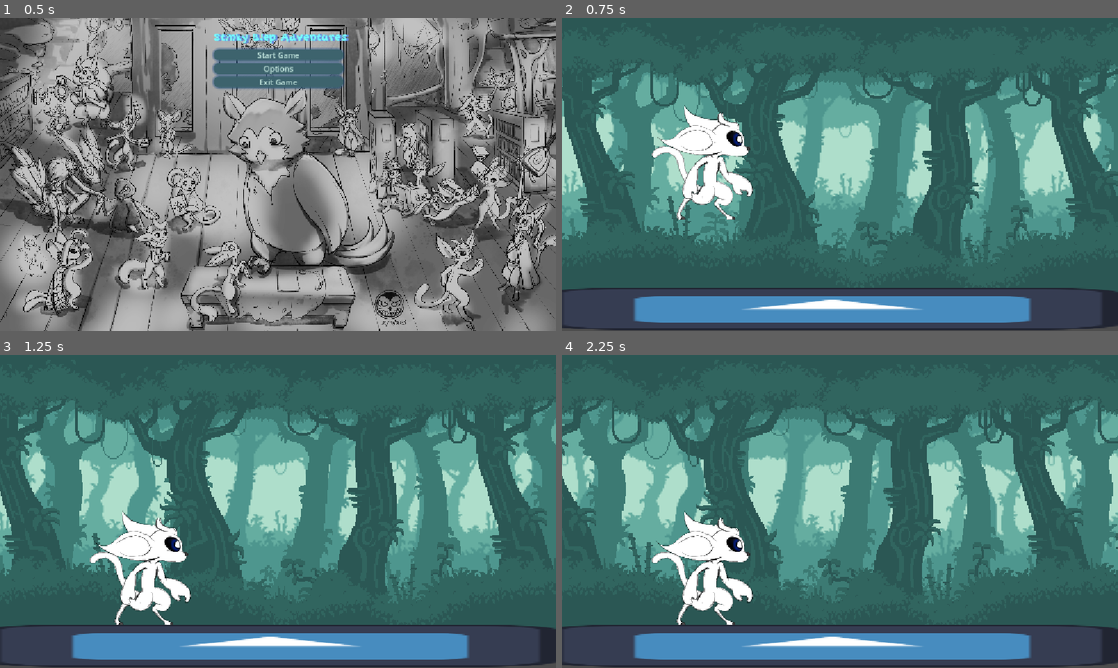
Above: before the commit, frames 1-4 (two rows, left to right).
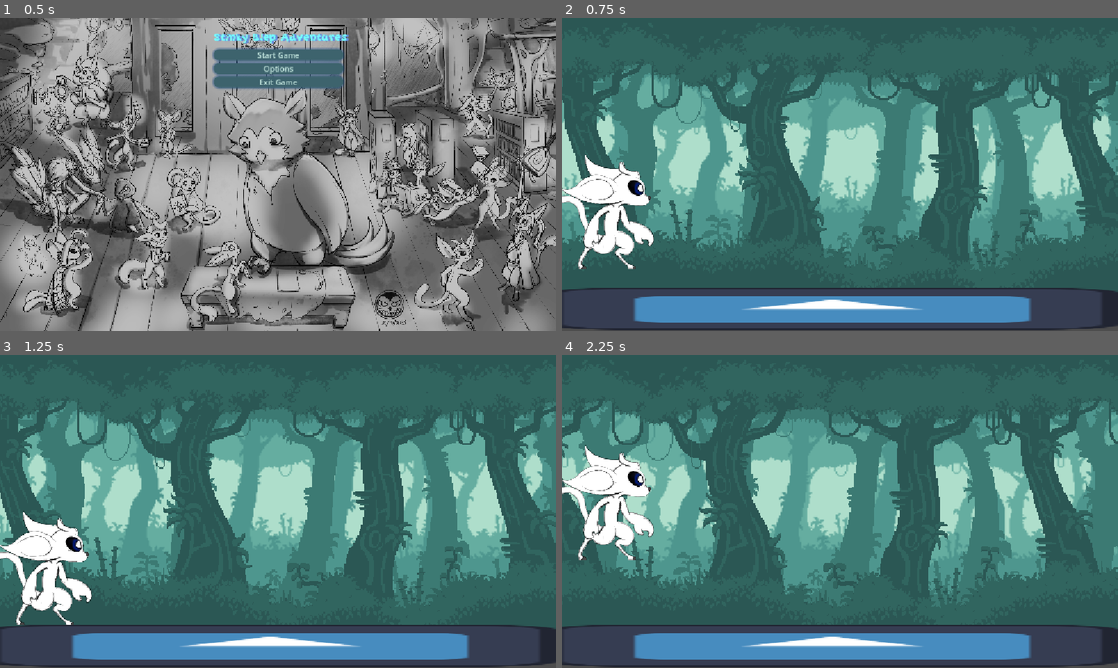
Above: after the commit, the same moments.

Repository: mentallyenifishnt/Test-repo
Game: Godot game, scene res://Scenes/mainmenu.tscn
Two runs of this game, one before a commit and one after it. Both use one fixed random seed, a clock stepped at 60 frames per second and the inputs below. The engine's default icon, where the game draws it, is replaced by a stand-in: a white triangle on a blue panel in a dark square.
Inputs:
- Up to frame 1 (0.5 s): no input
- Up to frame 2 (0.75 s): click "Start Game" at 0.5 s
- Up to frame 3 (1.25 s): no input
- Up to frame 4 (2.25 s): hold Space (Jump) 1.28-2.03 s; tap Space (Jump) at 2.1 s

Frame 1 is identical in both runs. In frame 2, 19% of the frame differs, in the area x 0-100%, y 14-81%; in frame 3, 19%, in the area x 0-100%, y 14-87%; in frame 4, 19%.

Commit message:
improved player controller slightly

Diff:
--- a/Scenes/Level One.tscn
+++ b/Scenes/Level One.tscn
@@ -10,12 +10,14 @@
 [node name="LevelOne" type="Node2D" unique_id=703738129]
 
 [node name="Parallax" parent="." unique_id=885039804 instance=ExtResource("1_ujtlf")]
-scale = Vector2(2.655, 2.655)
+scale = Vector2(2.705, 2.705)
 
 [node name="Player" parent="." unique_id=603263584 instance=ExtResource("1_wss3j")]
-position = Vector2(311, 306)
-JumpVelocity = 600.0
-GravityScale = 1.5
+position = Vector2(106, 414)
+JumpForce = 6.0
+JumpForceMultiplier = 100.0
+GravityScale = 1.0
+JumpCutForce = 500.0
 
 [node name="platform" type="StaticBody2D" parent="." unique_id=412011969]
 position = Vector2(560, 602)
--- a/Scenes/parallax.tscn
+++ b/Scenes/parallax.tscn
@@ -10,6 +10,7 @@
 
 [node name="Parallax2D" type="Parallax2D" parent="." unique_id=5742006]
 repeat_size = Vector2(380, 0)
+repeat_times = 3
 follow_viewport = false
 ignore_camera_scroll = true
 
@@ -21,6 +22,7 @@
 scroll_scale = Vector2(0.7, 1)
 repeat_size = Vector2(380, 0)
 autoscroll = Vector2(-5, 0)
+repeat_times = 3
 follow_viewport = false
 ignore_camera_scroll = true
 
@@ -32,6 +34,7 @@
 scroll_scale = Vector2(0.5, 1)
 repeat_size = Vector2(380, 0)
 autoscroll = Vector2(-10, 0)
+repeat_times = 3
 follow_viewport = false
 ignore_camera_scroll = true
 
@@ -43,6 +46,7 @@
 scroll_scale = Vector2(0.3, 1)
 repeat_size = Vector2(380, 0)
 autoscroll = Vector2(-15, 0)
+repeat_times = 3
 follow_viewport = false
 ignore_camera_scroll = true
 
@@ -55,6 +59,7 @@
 scroll_scale = Vector2(0.2, 1)
 repeat_size = Vector2(380, 0)
 autoscroll = Vector2(-20, 0)
+repeat_times = 3
 follow_viewport = false
 ignore_camera_scroll = true
 
--- a/Scripts/player.gd
+++ b/Scripts/player.gd
@@ -1,14 +1,20 @@
 extends CharacterBody2D
 
-@export var JumpVelocity: float
+@export var JumpForce: float
+@export var JumpForceMultiplier: float
 @export var GravityScale: float
+@export var JumpCutForce: float
 
 func _physics_process(delta: float) -> void:
+	var trueJumpForce = JumpForce * JumpForceMultiplier
 	if not is_on_floor():
 		velocity += get_gravity() * GravityScale * delta
 
 	if Input.is_action_just_pressed("Jump") and is_on_floor():
-		velocity.y = -JumpVelocity
+		velocity.y = -trueJumpForce
 		print("Jumped")
 
+	if velocity.y < 0 and Input.is_action_pressed("Jump") == false:
+		velocity.y /= JumpCutForce
+
 	move_and_slide()
